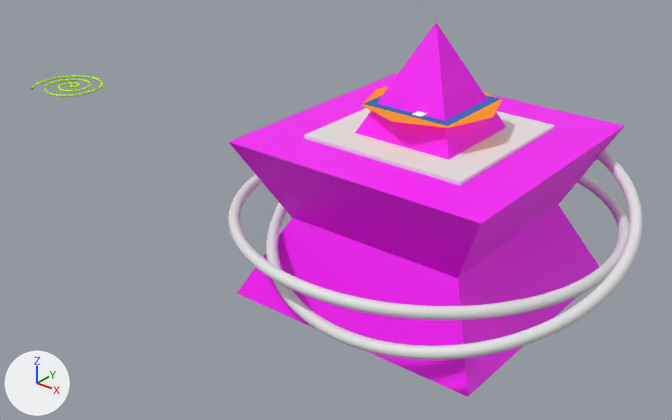
Renders of the Blender file index_files/icons.blend from each side of a commit.
Both versions are drawn from a 50 mm lens placed at (8.93, -6.17, 3.53), pointed at (3.82, 0.21, -0.43). The lights are fixed; the arrows at lower left show +X, +Y and +Z.

The older version as bpy lines, for what is in view:
```python
ob_english = bpy.data.objects.new('English', cu_beziercurve)
ob_english.location = (-0.024, -0.226, 0.103)
ob_english.scale = (0.298, 0.298, 0.298)
ob_facebook = bpy.data.objects.new('Facebook', me_text)
ob_facebook.location = (5.0, 0.0, 1.0)
ob_hebrew = bpy.data.objects.new('Hebrew', me_cube_002)
ob_hebrew.location = (5.0, 0.0, 0.0)
ob_russian = bpy.data.objects.new('Russian', me_cube_001)
ob_russian.location = (5.0, 0.0, 0.0)
ob_russian_001 = bpy.data.objects.new('Russian.001', cu_beziercircle)
ob_russian_001.location = (5.0, 0.0, 0.0)
# also in view: 'Blogspot' at (5.0, 0.0, 1.02)
```
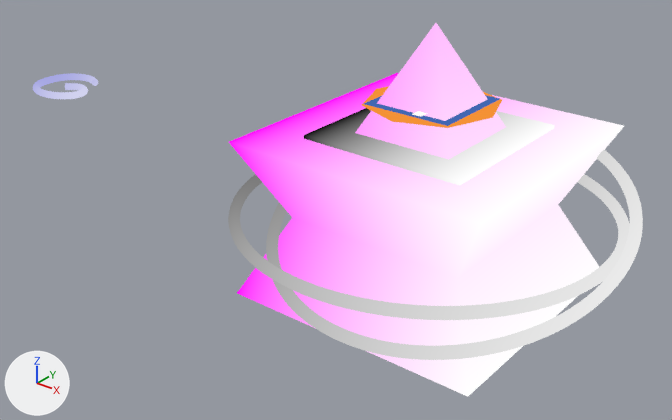
Patch to the scene script:
```diff
--- a/index_files/icons.blend.py
+++ b/index_files/icons.blend.py
@@ mat_material_008 @@
 mat_material_008 = bpy.data.materials.new('Material.008')
-# nodes: BsdfPrincipled, OutputMaterial
-# colours: pink #ff00ff
+# nodes: Background, OutputMaterial, TexGradient, ValToRGB
+# colours: pink #ff00ff, white #ffffff
@@ mat_material_009 @@
 mat_material_009 = bpy.data.materials.new('Material.009')
-# nodes: BsdfPrincipled, OutputMaterial
+# nodes: Background, OutputMaterial, TexGradient, ValToRGB
+# colours: black #000000, white #ffffff
@@ mat_material_011 @@
 n0 = _N.new('ShaderNodeOutputMaterial'); n0.name = 'Material Output'
-n1 = _N.new('ShaderNodeBsdfPrincipled'); n1.name = 'Principled BSDF'
-n1.distribution = 'GGX'
-n1.subsurface_method = 'BURLEY'
-n1.inputs[0].default_value = (0.5, 1.0, 0.0, 1.0)  # 'Base Color', green #bcff00
-_L.new(n1.outputs[0], n0.inputs[0])  # 'BSDF' to 'Surface'
+n2 = _N.new('ShaderNodeBackground'); n2.name = 'Background'
+n2.inputs[0].default_value = (0.503, 1.0, 0.0, 1.0)  # 'Color', green #bcff00
+_L.new(n2.outputs[0], n0.inputs[0])  # 'Background' to 'Surface'
@@ cu_gematria @@
+cu_gematria = bpy.data.curves.new('Gematria', 'CURVE')
+cu_gematria.dimensions = '3D'
+_sp = cu_gematria.splines.new('BEZIER'); _sp.bezier_points.add(7)
+_sp.bezier_points.foreach_set('co', [0.00417, 0.189, 0.0, 0.196, 0.274, 0.0, 0.333, 0.178, 0.0, 0.168, -0.0807, 0.0, -0.173, -0.0811, 0.0, -0.352, 0.235, 0.0, -0.157, 0.522, 0.0, 0.146, 0.498, 0.0])
+_sp.bezier_points.foreach_set('handle_left', [-0.0563, 0.141, 0.0, 0.121, 0.29, 0.0, 0.305, 0.237, 0.0, 0.288, -0.0346, 0.0, -0.0575, -0.13, 0.0, -0.358, 0.0935, 0.0, -0.281, 0.464, 0.0, 0.0668, 0.537, 0.0])
+_sp.bezier_points.foreach_set('handle_right', [0.061, 0.233, 0.0, 0.262, 0.26, 0.0, 0.379, 0.084, 0.0, 0.0513, -0.126, 0.0, -0.303, -0.0256, 0.0, -0.347, 0.371, 0.0, -0.0368, 0.577, 0.0, 0.272, 0.437, 0.0])
+for _p, _l, _r in zip(_sp.bezier_points, ['ALIGNED', 'ALIGNED', 'ALIGNED', 'ALIGNED', 'ALIGNED', 'AUTO', 'ALIGNED', 'ALIGNED'], ['ALIGNED', 'ALIGNED', 'ALIGNED', 'ALIGNED', 'ALIGNED', 'AUTO', 'ALIGNED', 'ALIGNED']): _p.handle_left_type = _l; _p.handle_right_type = _r
+_sp.order_v = 1
+_sp.resolution_u = 22
+_sp.resolution_v = 0
+_sp.use_endpoint_u = True
+_sp.use_smooth = False
+cu_gematria.materials.append(mat_material_007)
+cu_gematria.use_path_clamp = True
+cu_gematria.bevel_resolution = 7
+cu_gematria.bevel_depth = 0.04
+cu_gematria.resolution_u = 22
+cu_gematria.fill_mode = 'FULL'
@@ ob_english @@
 ob_english = bpy.data.objects.new('English', cu_beziercurve)
-ob_english.location = (-0.024, -0.226, 0.103)
+ob_english.location = (5.0, -0.226, 0.103)
+ob_english.delta_location = (-0.0243, 0.0, 0.0)
 ob_english.scale = (0.298, 0.298, 0.298)
@@ ob_gematria @@
+ob_gematria = bpy.data.objects.new('Gematria', cu_gematria)
+ob_gematria.location = (0.0, -0.226, 0.103)
```

What differs and where, as boxes (x1, y1, x2, y2) in the pictures (672 x 420 px):
'Hebrew', surface changed: (229, 23, 624, 397) in both
'Russian.001', surface changed: (228, 150, 643, 360) in both
'Russian', surface changed: (304, 108, 555, 185) in both
'Gematria', added: after (33, 73, 98, 99)
'English', recoloured, moved (not visible afterwards): before (31, 75, 103, 97)
